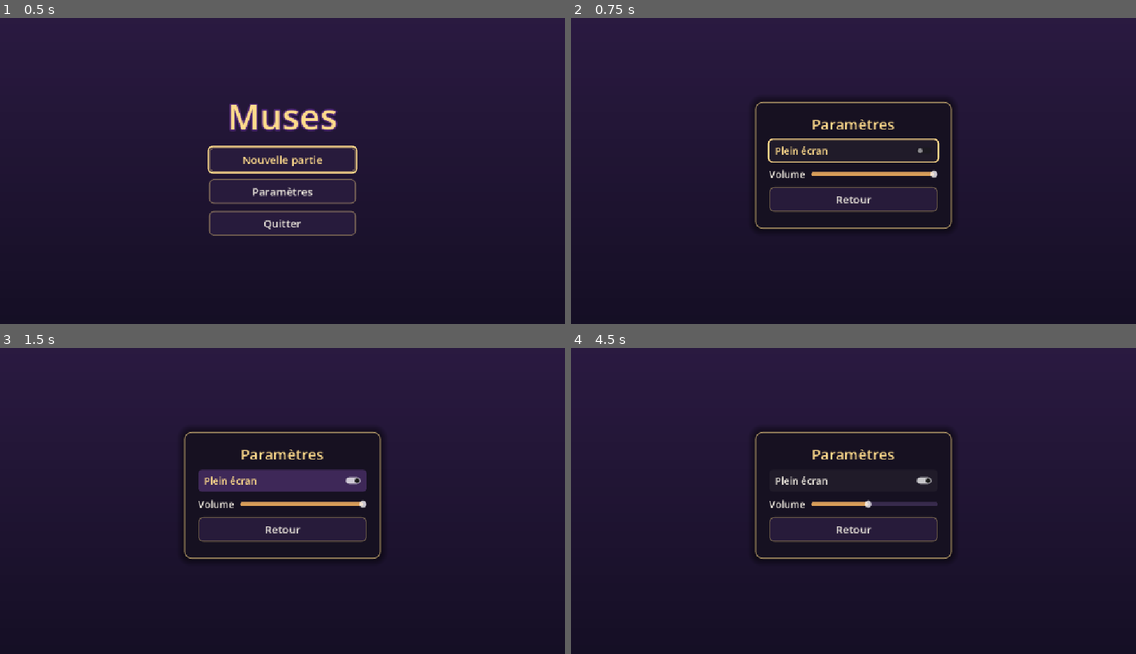
Above: before the commit, frames 1-4 (two rows, left to right).
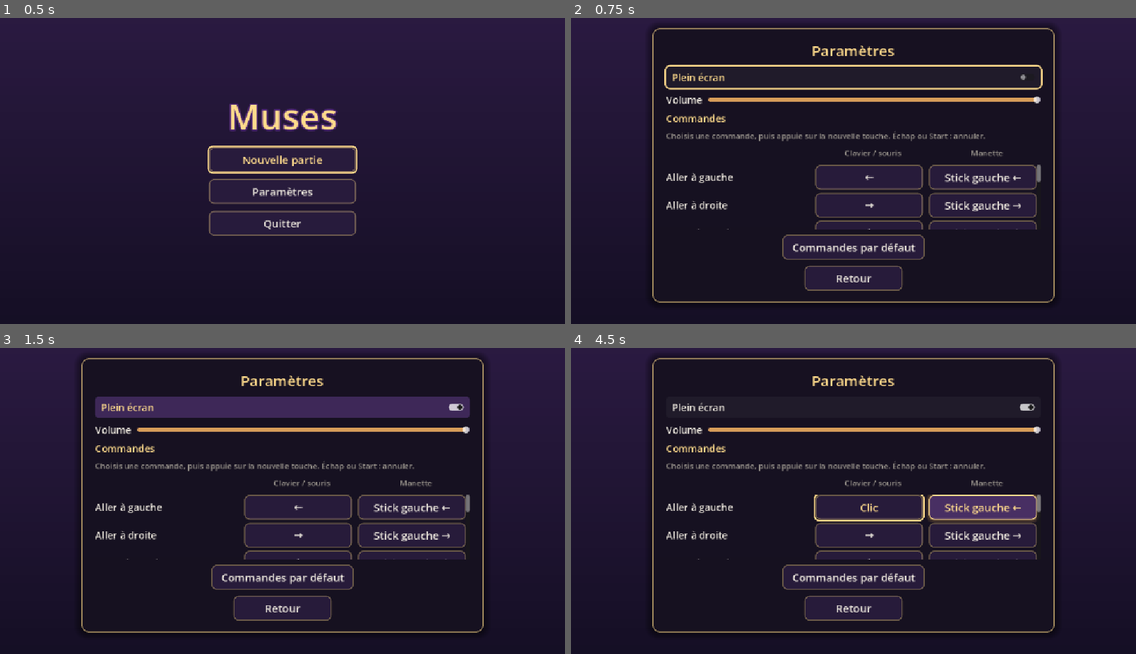
Above: after the commit, the same moments.

Repository: Vivianatn/muses-video-game
Game: Godot game, scene res://Scenes/UI/title_screen.tscn
Two runs of this game, one before a commit and one after it. Both use one fixed random seed, a clock stepped at 60 frames per second and the inputs below.
Inputs (mouse positions are in pixels of both pictures, inside the frame that each line leads up to):
- Up to frame 1 (0.5 s): no input
- Up to frame 2 (0.75 s): click "Paramètres" at 0.5 s
- Up to frame 3 (1.5 s): click "Plein écran" at 1.25 s
- Up to frame 4 (4.5 s): click (870, 507) at 2 s, where only the run after the commit has a clickable "←"; click (870, 507) at 2.75 s, where only the run after the commit has a clickable "Appuie sur une touche…"; click (870, 507) at 3.5 s, where only the run after the commit has a clickable "Clic"; click (983, 507) at 4.25 s, where only the run after the commit has a clickable "Stick gauche ←"

Frame 1 is identical in both runs. In frame 2, 22% of the frame differs, in the area x 14-86%, y 2-94%; in frame 3, 27%; in frame 4, 22%.

Commit message:
Paramètres dans le menu en jeu et changement des commandes
Co-Authored-By: Claude Opus 5.5 <noreply@anthropic.com>

Diff:
--- a/Scenes/UI/title_screen.tscn
+++ b/Scenes/UI/title_screen.tscn
@@ -80,17 +80,17 @@
 [node name="SettingsPanel" type="PanelContainer" parent="." unique_id=1409675213]
 unique_name_in_owner = true
 visible = false
-custom_minimum_size = Vector2(400, 0)
+custom_minimum_size = Vector2(820, 560)
 layout_mode = 1
 anchors_preset = 8
 anchor_left = 0.5
 anchor_top = 0.5
 anchor_right = 0.5
 anchor_bottom = 0.5
-offset_left = -200.0
-offset_top = -130.0
-offset_right = 200.0
-offset_bottom = 130.0
+offset_left = -410.0
+offset_top = -280.0
+offset_right = 410.0
+offset_bottom = 280.0
 grow_horizontal = 2
 grow_vertical = 2
 
@@ -112,28 +112,6 @@
 text = "Paramètres"
 horizontal_alignment = 1
 
-[node name="Fullscreen" type="CheckButton" parent="SettingsPanel/Margin/VBox" unique_id=1987402615]
-unique_name_in_owner = true
-layout_mode = 2
-text = "Plein écran"
-
-[node name="VolumeRow" type="HBoxContainer" parent="SettingsPanel/Margin/VBox" unique_id=455120987]
-layout_mode = 2
-theme_override_constants/separation = 12
-
-[node name="VolumeLabel" type="Label" parent="SettingsPanel/Margin/VBox/VolumeRow" unique_id=1120584736]
-layout_mode = 2
-text = "Volume"
-
-[node name="Volume" type="HSlider" parent="SettingsPanel/Margin/VBox/VolumeRow" unique_id=903377152]
-unique_name_in_owner = true
-layout_mode = 2
-size_flags_horizontal = 3
-size_flags_vertical = 4
-max_value = 1.0
-step = 0.05
-value = 1.0
-
 [node name="Back" type="Button" parent="SettingsPanel/Margin/VBox" unique_id=1655870249]
 unique_name_in_owner = true
 layout_mode = 2
--- a/Scripts/Input/input_device.gd
+++ b/Scripts/Input/input_device.gd
@@ -59,10 +59,14 @@
 				return "LT"
 			JOY_AXIS_TRIGGER_RIGHT:
 				return "RT"
-			JOY_AXIS_LEFT_X, JOY_AXIS_LEFT_Y:
-				return "Stick gauche"
+			JOY_AXIS_LEFT_X, JOY_AXIS_RIGHT_X:
+				var stick := "Stick gauche" if motion.axis == JOY_AXIS_LEFT_X else "Stick droit"
+				return stick + (" ←" if motion.axis_value < 0.0 else " →")
+			JOY_AXIS_LEFT_Y, JOY_AXIS_RIGHT_Y:
+				var stick := "Stick gauche" if motion.axis == JOY_AXIS_LEFT_Y else "Stick droit"
+				return stick + (" ↑" if motion.axis_value < 0.0 else " ↓")
 			_:
-				return "Stick droit"
+				return "Axe %d" % motion.axis
 
 	var key := event as InputEventKey
 	if key != null:
--- a/Scripts/Settings/settings.gd
+++ b/Scripts/Settings/settings.gd
@@ -8,20 +8,56 @@
 ## Usage :
 ##     Settings.set_fullscreen(true)
 ##     Settings.set_master_volume(0.5)
+##     Settings.rebind(&"jump", event)     # change une commande
+##     Settings.reset_controls()           # remet les commandes d'origine
+
+## Émis quand une commande change : les rappels de touches à l'écran doivent
+## se mettre à jour.
+signal controls_changed
 
 const PATH := "user://settings.cfg"
+
+## Les commandes que le joueur peut changer, dans l'ordre d'affichage. Les
+## touches des menus n'y sont pas : on ne doit jamais pouvoir s'enfermer
+## dehors.
+const ACTION_NAMES: Dictionary[StringName, String] = {
+	&"move_left": "Aller à gauche",
+	&"move_right": "Aller à droite",
+	&"look_up": "Regarder en haut",
+	&"look_down": "Regarder en bas",
+	&"jump": "Sauter",
+	&"run": "Courir",
+	&"dash": "Dash",
+	&"fire": "Tirer",
+	&"interact": "Parler / interagir",
+	&"camera_zoom_out": "Dézoomer la caméra",
+	&"inventory": "Inventaire",
+}
 
 ## Plein écran ou fenêtré.
 var fullscreen: bool = false
 ## Volume général, de 0 (muet) à 1.
 var master_volume: float = 1.0
 
+## Les touches d'origine (Paramètres du projet), pour pouvoir y revenir.
+var _default_events: Dictionary[StringName, Array] = {}
+
 
 func _ready() -> void:
+	for action in ACTION_NAMES:
+		if InputMap.has_action(action):
+			_default_events[action] = InputMap.action_get_events(action)
+
 	var config := ConfigFile.new()
 	if config.load(PATH) == OK:
 		fullscreen = config.get_value("video", "fullscreen", fullscreen)
 		master_volume = config.get_value("audio", "master_volume", master_volume)
+		for action in _default_events:
+			if not config.has_section_key("controls", String(action)):
+				continue
+			var saved: Variant = config.get_value("controls", String(action))
+			if saved is Array:
+				_load_action(action, saved)
 	_apply()
 
 
@@ -36,6 +72,158 @@
 	_apply()
 	_save()
 
+
+# --- Commandes ------------------------------------------------------------
+
+## Vrai pour un bouton ou un axe de manette, faux pour le clavier et la souris.
+static func is_pad_event(event: InputEvent) -> bool:
+	return event is InputEventJoypadButton or event is InputEventJoypadMotion
+
+
+## La touche principale d'une action pour la manette (`pad`) ou le clavier et
+## la souris, ou null s'il n'y en a pas. C'est celle que l'on remplace.
+func get_binding(action: StringName, pad: bool) -> InputEvent:
+	if not InputMap.has_action(action):
+		return null
+	for event in InputMap.action_get_events(action):
+		if is_pad_event(event) == pad:
+			return event
+	return null
+
+
+## Donne `event` à l'action, à la place de sa touche principale du même
+## périphérique. Si une autre commande avait déjà cette touche, elle récupère
+## l'ancienne en échange : deux commandes ne se retrouvent jamais sur la même.
+func rebind(action: StringName, event: InputEvent) -> void:
+	if not _default_events.has(action):
+		return
+	var new_event := _clean(event)
+	if new_event == null:
+		return
+	var old := get_binding(action, is_pad_event(new_event))
+	if old != null and _same(old, new_event):
+		return
+
+	for other in _default_events:
+		if other == action:
+			continue
+		for existing in InputMap.action_get_events(other):
+			if _same(existing, new_event):
+				_replace(other, existing, old)
+
+	_replace(action, old, new_event)
+	_save()
+	controls_changed.emit()
+
+
+## Remet toutes les commandes d'origine.
+func reset_controls() -> void:
+	for action in _default_events:
+		InputMap.action_erase_events(action)
+		for event in _default_events[action]:
+			InputMap.action_add_event(action, event)
+	_save()
+	controls_changed.emit()
+
+
+## Remplace `old` par `new` dans l'action, à la même place. `old` null : on
+## ajoute `new` ; `new` null : on retire `old`. Un doublon de `new` plus loin
+## dans la liste disparaît.
+func _replace(action: StringName, old: InputEvent, new: InputEvent) -> void:
+	var events := InputMap.action_get_events(action)
+	var result: Array[InputEvent] = []
+	var placed := false
+	for event in events:
+		if old != null and event == old:
+			if new != null and not placed:
+				result.append(new)
+				placed = true
+		elif new != null and _same(event, new):
+			if not placed:
+				result.append(new)
+				placed = true
+		else:
+			result.append(event)
+	if new != null and not placed:
+		result.append(new)
+	InputMap.action_erase_events(action)
+	for event in result:
+		InputMap.action_add_event(action, event)
+
+
+## Une copie propre de l'événement, telle qu'on la range dans une action :
+## touche physique (même place quel que soit le clavier), axe à fond.
+static func _clean(event: InputEvent) -> InputEvent:
+	return _from_dict(_to_dict(event))
+
+
+static func _same(a: InputEvent, b: InputEvent) -> bool:
+	var da := _to_dict(a)
+	return not da.is_empty() and da == _to_dict(b)
+
+
+## Un événement sous forme de dictionnaire simple, pour settings.cfg : pas
+## d'objets dans le fichier, donc rien qui puisse exécuter du code.
+static func _to_dict(event: InputEvent) -> Dictionary:
+	var key := event as InputEventKey
+	if key != null:
+		if key.physical_keycode != KEY_NONE:
+			return {"type": "key", "code": int(key.physical_keycode)}
+		return {"type": "keycode", "code": int(key.keycode)}
+	var mouse := event as InputEventMouseButton
+	if mouse != null:
+		return {"type": "mouse", "button": int(mouse.button_index)}
+	var button := event as InputEventJoypadButton
+	if button != null:
+		return {"type": "pad_button", "button": int(button.button_index)}
+	var motion := event as InputEventJoypadMotion
+	if motion != null:
+		return {"type": "pad_axis", "axis": int(motion.axis), "value": 1.0 if motion.axis_value >= 0.0 else -1.0}
+	return {}
+
+
+static func _from_dict(data: Dictionary) -> InputEvent:
+	match data.get("type"):
+		"key":
+			var key := InputEventKey.new()
+			key.physical_keycode = int(data.get("code", KEY_NONE)) as Key
+			return key
+		"keycode":
+			var key := InputEventKey.new()
+			key.keycode = int(data.get("code", KEY_NONE)) as Key
+			return key
+		"mouse":
+			var mouse := InputEventMouseButton.new()
+			mouse.button_index = int(data.get("button", MOUSE_BUTTON_LEFT)) as MouseButton
+			return mouse
+		"pad_button":
+			var button := InputEventJoypadButton.new()
+			button.button_index = int(data.get("button", JOY_BUTTON_A)) as JoyButton
+			return button
+		"pad_axis":
+			var motion := InputEventJoypadMotion.new()
+			motion.axis = int(data.get("axis", JOY_AXIS_LEFT_X)) as JoyAxis
+			motion.axis_value = 1.0 if float(data.get("value", 1.0)) >= 0.0 else -1.0
+			return motion
+	return null
+
+
+func _load_action(action: StringName, saved: Array) -> void:
+	var events: Array[InputEvent] = []
+	for data in saved:
+		if data is Dictionary:
+			var event := _from_dict(data)
+			if event != null:
+				events.append(event)
+	# Un fichier abîmé ne doit pas laisser une commande sans aucune touche.
+	if events.is_empty():
+		return
+	InputMap.action_erase_events(action)
+	for event in events:
+		InputMap.action_add_event(action, event)
+
+
+# --- Application et enregistrement ----------------------------------------
 
 func _apply() -> void:
 	if fullscreen:
@@ -52,4 +240,11 @@
 	var config := ConfigFile.new()
 	config.set_value("video", "fullscreen", fullscreen)
 	config.set_value("audio", "master_volume", master_volume)
+	# Seules les commandes changées sont écrites : les autres suivent les
+	# Paramètres du projet, même s'ils changent dans une mise à jour du jeu.
+	for action in _default_events:
+		var current: Array = InputMap.action_get_events(action).map(_to_dict)
+		var defaults: Array = _default_events[action].map(_to_dict)
+		if current != defaults:
+			config.set_value("controls", String(action), current)
 	config.save(PATH)
--- a/Scripts/UI/game_menu.gd
+++ b/Scripts/UI/game_menu.gd
@@ -1,8 +1,8 @@
 extends CanvasLayer
 
 ## Le menu du jeu, chargé en autoload sous le nom "GameMenu" : pause,
-## fenêtre Personnage (inventaire, équipement, compétences), sauvegarde et
-## chargement.
+## fenêtre Personnage (inventaire, équipement, compétences), sauvegarde,
+## chargement et paramètres (écran, son, commandes).
 ##
 ## Touches (Projet → Paramètres du projet → Contrôles) :
 ##   menu               Échap / Start          ouvre ou ferme le menu
@@ -58,6 +58,8 @@
 var _main: Control
 var _character: Control
 var _slots: Control
+var _settings: Control
+var _settings_view: SettingsView
 var _confirm: Control
 var _hints: Dictionary[Control, Label] = {}
 
@@ -123,8 +125,9 @@
 	SaveGame.saved.connect(_on_saved)
 	SaveGame.failed.connect(_on_save_failed)
 	Inventory.changed.connect(_on_inventory_changed)
-	# InputDevice est chargé après GameMenu : on attend qu'il soit là.
-	_connect_input_device.call_deferred()
+	# InputDevice et Settings sont chargés après GameMenu : on attend qu'ils
+	# soient là.
+	_connect_late_autoloads.call_deferred()
 
 
 func _input(event: InputEvent) -> void:
@@ -137,6 +140,10 @@
 			open(&"inventory")
 		return
 
+	# On attend la nouvelle touche d'une commande : la vue Paramètres garde
+	# tout pour elle.
+	if _settings_view.is_listening():
+		return
 	if event.is_action_pressed(&"menu"):
 		get_viewport().set_input_as_handled()
 		close()
@@ -185,7 +192,7 @@
 	_root.visible = true
 	_stack.clear()
 	_focus_memory.clear()
-	for window in [_main, _character, _slots, _confirm]:
+	for window in [_main, _character, _slots, _settings, _confirm]:
 		window.visible = false
 	if start == &"inventory":
 		_tab = Tab.ITEMS
@@ -262,6 +269,8 @@
 		_refresh_character()
 	elif window == _slots:
 		_refresh_slots()
+	elif window == _settings:
+		_settings_view.refresh()
 
 
 func _focus_default(window: Control) -> void:
@@ -686,11 +695,14 @@
 
 
 ## Rappel des touches : on bascule clavier ↔ manette dès qu'une manette est
-## branchée ou débranchée, même menu ouvert.
-func _connect_input_device() -> void:
+## branchée ou débranchée, et on suit les commandes changées, même menu ouvert.
+func _connect_late_autoloads() -> void:
 	var device := get_node_or_null(^"/root/InputDevice")
 	if device != null:
 		device.connect(&"changed", _on_input_device_changed)
+	var settings := get_node_or_null(^"/root/Settings")
+	if settings != null:
+		settings.connect(&"controls_changed", _on_input_device_changed.bind(false))
 
 
 func _on_input_device_changed(_gamepad_connected: bool) -> void:
@@ -758,6 +770,7 @@
 	_main = _build_main()
 	_character = _build_character()
 	_slots = _build_slots()
+	_settings = _build_settings()
 	_confirm = _build_confirm()
 
 	_toast = Label.new()
@@ -826,6 +839,7 @@
 		["Personnage", func() -> void: _push(_character)],
 		["Sauvegarder", _open_slots.bind(true)],
 		["Charger", _open_slots.bind(false)],
+		["Paramètres", func() -> void: _push(_settings)],
 		["Quitter le jeu", _on_quit],
 	]:
 		var button := Button.new()
@@ -1032,6 +1046,16 @@
 	return parts[0]
 
 
+func _build_settings() -> Control:
+	var parts := _make_window("Paramètres")
+	_settings_view = SettingsView.new()
+	_settings_view.accent_color = accent_color
+	_settings_view.dim_text_color = dim_text_color
+	_settings_view.small_size = small_size
+	(parts[1] as VBoxContainer).add_child(_settings_view)
+	return parts[0]
+
+
 func _build_confirm() -> Control:
 	var parts := _make_window("Confirmation")
 	var body: VBoxContainer = parts[1]
@@ -1083,6 +1107,17 @@
 	theme.set_color(&"font_pressed_color", &"Button", accent_color)
 	theme.set_color(&"font_hover_pressed_color", &"Button", accent_color)
 	theme.set_color(&"font_disabled_color", &"Button", dim_text_color.darkened(0.3))
+	# Les cases à cocher (Paramètres) suivent les boutons.
+	for state in [&"normal", &"hover", &"pressed", &"hover_pressed", &"disabled", &"focus"]:
+		theme.set_stylebox(state, &"CheckButton", theme.get_stylebox(state, &"Button"))
+	theme.set_font_size(&"font_size", &"CheckButton", text_size)
+	theme.set_color(&"font_color", &"CheckButton", text_color)
+	theme.set_color(&"font_hover_color", &"CheckButton", accent_color)
+	theme.set_color(&"font_focus_color", &"CheckButton", accent_color)
+	theme.set_color(&"font_pressed_color", &"CheckButton", text_color)
+	theme.set_color(&"font_hover_pressed_color", &"CheckButton", accent_color)
+	# Le curseur du volume montre aussi la sélection.
+	theme.set_stylebox(&"focus", &"HSlider", _box(Color.TRANSPARENT, accent_color, 3, 8, 4))
 	theme.set_font_size(&"font_size", &"Label", text_size)
 	theme.set_color(&"font_color", &"Label", text_color)
 	return theme
--- /dev/null
+++ b/Scripts/UI/settings_view.gd
@@ -0,0 +1,250 @@
+class_name SettingsView
+extends VBoxContainer
+
+## Le contenu de la fenêtre Paramètres : plein écran, volume et commandes.
+## Construit en code et partagé par l'écran titre et le menu en jeu, qui
+## l'habillent chacun avec leur thème.
+##
+## Changer une commande : on choisit la touche (colonne Clavier ou Manette),
+## puis on appuie sur la nouvelle. Échap (ou Start à la manette) annule.
+## Pendant l'attente, cette vue garde toutes les touches pour elle : le menu
+## qui la contient ne doit pas réagir (voir is_listening).
+
+const InputDeviceScript := preload("res://Scripts/Input/input_device.gd")
+const SettingsScript := preload("res://Scripts/Settings/settings.gd")
+
+## Inclinaison d'un stick ou d'une gâchette à partir de laquelle elle compte.
+const AXIS_THRESHOLD := 0.6
+
+## Couleur des titres de section.
+var accent_color: Color = Color(1, 0.86, 0.55)
+## Couleur des explications.
+var dim_text_color: Color = Color(0.6, 0.58, 0.55)
+## Taille des explications.
+var small_size: int = 16
+
+var _fullscreen: CheckButton
+var _volume: HSlider
+var _rows: VBoxContainer
+var _reset: Button
+## Pour chaque action, ses boutons [clavier, manette].
+var _buttons: Dictionary[StringName, Array] = {}
+
+## Le bouton qui attend une touche, ou null.
+var _listening: Button
+var _listen_action: StringName
+var _listen_pad: bool
+## Vrai une image après le début de l'attente : l'appui qui a choisi la
+## commande ne doit pas être pris pour la nouvelle touche.
+var _armed: bool = false
+## La touche qu'on vient d'attribuer : son relâchement ne doit pas arriver
+## au menu (il revaliderait le bouton).
+var _captured: InputEvent
+
+
+func _init() -> void:
+	add_theme_constant_override(&"separation", 10)
+	size_flags_vertical = Control.SIZE_EXPAND_FILL
+
+
+func _ready() -> void:
+	process_mode = Node.PROCESS_MODE_ALWAYS
+	# GameMenu nous crée avant que l'autoload Settings soit chargé : on attend
+	# la fin de l'image, quand tous les autoloads sont là.
+	_setup.call_deferred()
+
+
+func _setup() -> void:
+	_build()
+	Settings.controls_changed.connect(_refresh_controls)
+	refresh()
+
+
+## Remet l'affichage à jour avec les valeurs actuelles, sans rien enregistrer.
+func refresh() -> void:
+	if _fullscreen == null:
+		return
+	_stop_listening()
+	_fullscreen.set_pressed_no_signal(Settings.fullscreen)
+	_volume.set_value_no_signal(Settings.master_volume)
+	_refresh_controls()
+
+
+## Vrai pendant qu'on attend la nouvelle touche d'une commande.
+func is_listening() -> bool:
+	return _listening != null
+
+
+func focus_first() -> void:
+	if _fullscreen != null:
+		_fullscreen.grab_focus()
+
+
+func _input(event: InputEvent) -> void:
+	if _captured != null and not event.is_pressed() and event.is_match(_captured):
+		get_viewport().set_input_as_handled()
+		_captured = null
+		return
+	if _listening == null:
+		return
+	# Tant qu'on attend, rien ne passe : ni le menu, ni les boutons.
+	get_viewport().set_input_as_handled()
+	if not _armed or not event.is_pressed() or event.is_echo():
+		return
+
+	var key := event as InputEventKey
+	if key != null and key.physical_keycode == KEY_ESCAPE:
+		_stop_listening()
+		return
+	var pad_button := event as InputEventJoypadButton
+	if pad_button != null and pad_button.button_index == JOY_BUTTON_START:
+		_stop_listening()
+		return
+
+	if _listen_pad:
+		var motion := event as InputEventJoypadMotion
+		if pad_button == null and (motion == null or absf(motion.axis_value) < AXIS_THRESHOLD):
+			return
+	elif key == null and event is not InputEventMouseButton:
+		return
+
+	var action := _listen_action
+	var button := _listening
+	# Un axe n'a pas de relâchement net : rien à retenir.
+	_captured = null if event is InputEventJoypadMotion else event
+	_stop_listening()
+	Settings.rebind(action, event)
+	button.grab_focus()
+
+
+func _start_listening(action: StringName, pad: bool) -> void:
+	_stop_listening()
+	_listening = _buttons[action][1 if pad else 0]
+	_listen_action = action
+	_listen_pad = pad
+	_listening.text = "Appuie sur un bouton…" if pad else "Appuie sur une touche…"
+	_armed = false
+	await get_tree().process_frame
+	_armed = true
+
+
+func _stop_listening() -> void:
+	if _listening == null:
+		return
+	_listening = null
+	_armed = false
+	_refresh_controls()
+
+
+func _refresh_controls() -> void:
+	for action in _buttons:
+		for pad in [false, true]:
+			var button: Button = _buttons[action][1 if pad else 0]
+			if button == _listening:
+				continue
+			var event := Settings.get_binding(action, pad)
+			button.text = InputDeviceScript.event_label(event) if event != null else "—"
+
+
+func _on_reset() -> void:
+	_stop_listening()
+	Settings.reset_controls()
+
+
+# --- Construction ---------------------------------------------------------
+
+func _build() -> void:
+	_fullscreen = CheckButton.new()
+	_fullscreen.text = "Plein écran"
+	_fullscreen.toggled.connect(Settings.set_fullscreen)
+	_fullscreen.mouse_entered.connect(_fullscreen.grab_focus)
+	add_child(_fullscreen)
+
+	var volume_row := HBoxContainer.new()
+	volume_row.add_theme_constant_override(&"separation", 12)
+	add_child(volume_row)
+	volume_row.add_child(_label("Volume"))
+	_volume = HSlider.new()
+	_volume.max_value = 1.0
+	_volume.step = 0.05
+	_volume.size_flags_horizontal = Control.SIZE_EXPAND_FILL
+	_volume.size_flags_vertical = Control.SIZE_SHRINK_CENTER
+	_volume.value_changed.connect(Settings.set_master_volume)
+	_volume.mouse_entered.connect(_volume.grab_focus)
+	volume_row.add_child(_volume)
+
+	var title := _label("Commandes")
+	title.add_theme_color_override(&"font_color", accent_color)
+	add_child(title)
+	var help := _label("Choisis une commande, puis appuie sur la nouvelle touche. Échap ou Start : annuler.")
+	help.add_theme_font_size_override(&"font_size", small_size)
+	help.add_theme_color_override(&"font_color", dim_text_color)
+	help.autowrap_mode = TextServer.AUTOWRAP_WORD_SMART
+	add_child(help)
+
+	var header := _row()
+	add_child(header)
+	header.add_child(_expanding(_label("")))
+	for column in ["Clavier / souris", "Manette"]:
+		var label := _label(column)
+		label.add_theme_font_size_override(&"font_size", small_size)
+		label.add_theme_color_override(&"font_color", dim_text_color)
+		label.custom_minimum_size.x = 220
+		label.horizontal_alignment = HORIZONTAL_ALIGNMENT_CENTER
+		header.add_child(label)
+
+	# Beaucoup de commandes : la liste défile, la fenêtre ne grandit pas.
+	var scroll := ScrollContainer.new()
+	scroll.horizontal_scroll_mode = ScrollContainer.SCROLL_MODE_DISABLED
+	scroll.follow_focus = true
+	scroll.size_flags_vertical = Control.SIZE_EXPAND_FILL
+	add_child(scroll)
+	_rows = VBoxContainer.new()
+	_rows.size_flags_horizontal = Control.SIZE_EXPAND_FILL
+	_rows.add_theme_constant_override(&"separation", 6)
+	scroll.add_child(_rows)
+
+	for action in SettingsScript.ACTION_NAMES:
+		if not InputMap.has_action(action):
+			continue
+		var row := _row()
+		_rows.add_child(row)
+		var name_label := _label(SettingsScript.ACTION_NAMES[action])
+		name_label.size_flags_horizontal = Control.SIZE_EXPAND_FILL
+		name_label.text_overrun_behavior = TextServer.OVERRUN_TRIM_ELLIPSIS
+		row.add_child(name_label)
+		var pair: Array[Button] = []
+		for pad in [false, true]:
+			var button := Button.new()
+			button.custom_minimum_size.x = 220
+			button.text_overrun_behavior = TextServer.OVERRUN_TRIM_ELLIPSIS
+			button.pressed.connect(_start_listening.bind(action, pad))
+			button.mouse_entered.connect(button.grab_focus)
+			row.add_child(button)
+			pair.append(button)
+		_buttons[action] = pair
+
+	_reset = Button.new()
+	_reset.text = "Commandes par défaut"
+	_reset.size_flags_horizontal = Control.SIZE_SHRINK_CENTER
+	_reset.pressed.connect(_on_reset)
+	_reset.mouse_entered.connect(_reset.grab_focus)
+	add_child(_reset)
+
+
+func _row() -> HBoxContainer:
+	var row := HBoxContainer.new()
+	row.add_theme_constant_override(&"separation", 12)
+	return row
+
+
+func _label(text: String) -> Label:
+	var label := Label.new()
+	label.text = text
+	label.mouse_filter = Control.MOUSE_FILTER_IGNORE
+	return label
+
+
+func _expanding(control: Control) -> Control:
+	control.size_flags_horizontal = Control.SIZE_EXPAND_FILL
+	return control
--- a/Scripts/UI/title_screen.gd
+++ b/Scripts/UI/title_screen.gd
@@ -5,6 +5,10 @@
 ##
 ## La scène est dans le groupe "title_screen" : GameMenu ne s'y ouvre pas et
 ## SaveGame n'y fait ni temps de jeu ni sauvegarde automatique.
+##
+## Le contenu des paramètres (écran, son, commandes) est une SettingsView,
+## la même que dans le menu en jeu : elle est ajoutée en code au-dessus du
+## bouton Retour.
 
 ## Le niveau lancé par « Nouvelle partie ».
 @export_file("*.tscn") var first_level: String = "res://Scenes/Levels/scene_test.tscn"
@@ -16,9 +20,9 @@
 @onready var _quit: Button = %Quit
 
 @onready var _settings: Control = %SettingsPanel
-@onready var _fullscreen: CheckButton = %Fullscreen
-@onready var _volume: HSlider = %Volume
 @onready var _back: Button = %Back
+
+var _settings_view: SettingsView
 
 
 func _ready() -> void:
@@ -27,8 +31,11 @@
 	_parameters.pressed.connect(_open_settings)
 	_quit.pressed.connect(get_tree().quit)
 
-	_fullscreen.toggled.connect(Settings.set_fullscreen)
-	_volume.value_changed.connect(Settings.set_master_volume)
+	_settings_view = SettingsView.new()
+	_back.add_sibling(_settings_view)
+	_back.get_parent().move_child(_settings_view, _back.get_index())
+	_back.size_flags_horizontal = Control.SIZE_SHRINK_CENTER
+	_back.custom_minimum_size.x = 200
 	_back.pressed.connect(_close_settings)
 
 	# « Continuer » n'apparaît que s'il existe une sauvegarde.
@@ -60,12 +67,11 @@
 
 
 func _open_settings() -> void:
-	# set_value_no_signal : afficher l'état actuel sans le réenregistrer.
-	_fullscreen.set_pressed_no_signal(Settings.fullscreen)
-	_volume.set_value_no_signal(Settings.master_volume)
+	# Afficher l'état actuel sans le réenregistrer.
+	_settings_view.refresh()
 	_menu.visible = false
 	_settings.visible = true
-	_fullscreen.grab_focus()
+	_settings_view.focus_first()
 
 
 func _close_settings() -> void:
Not shown, added: Scripts/UI/settings_view.gd.uid
